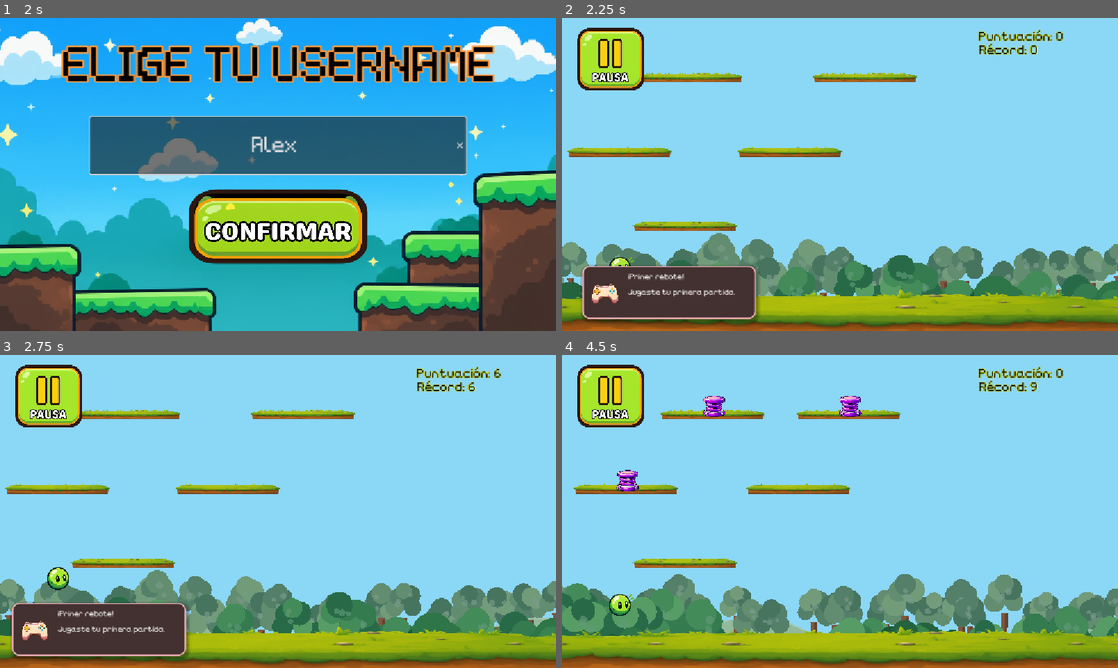
Above: before the commit, frames 1-4 (two rows, left to right).
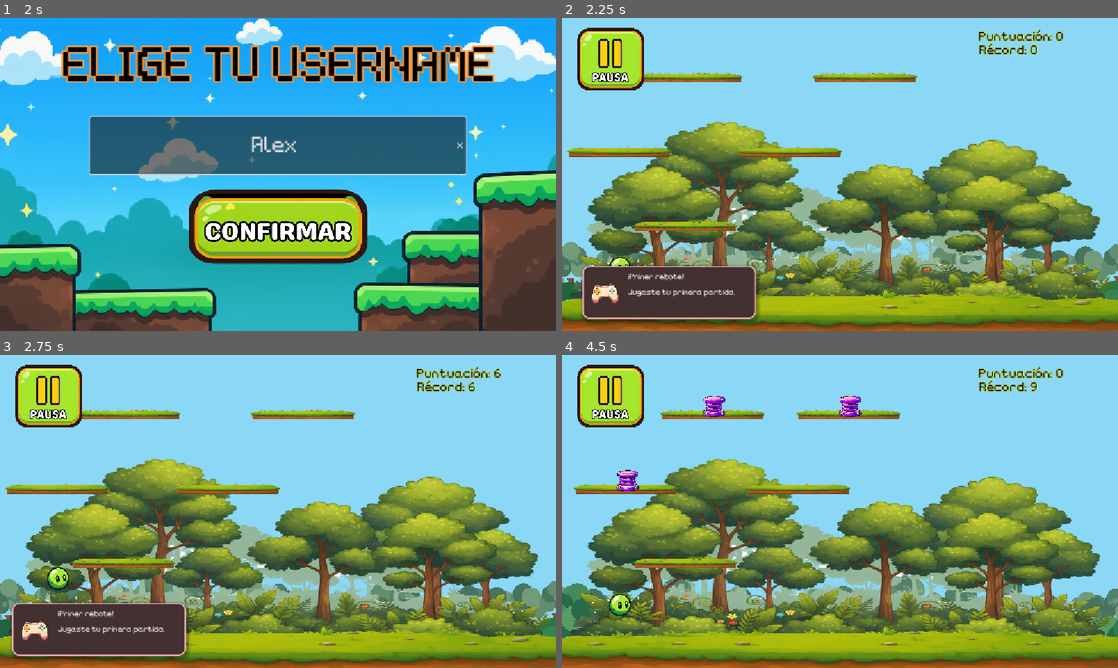
Above: after the commit, the same moments.

Repository: Miranda-511/Bounce-Up-
Game: Godot game, scene res://escenas/menu.tscn
Two runs of this game, one before a commit and one after it. Both use one fixed random seed, a clock stepped at 60 frames per second and the inputs below.
Inputs (mouse positions are in pixels of both pictures, inside the frame that each line leads up to):
- Up to frame 1 (2 s): click (278, 187) at 0.5 s; click (278, 146) at 1.27 s; type "Alex" at 1.35 s
- Up to frame 2 (2.25 s): click (840, 227) at 2 s
- Up to frame 3 (2.75 s): no input
- Up to frame 4 (4.5 s): click (612, 395) at 2.75 s; click (684, 395) at 3.5 s; click (840, 524) at 4.25 s

Frame 1 is identical in both runs. In frame 2, 34% of the frame differs, in the area x 0-100%, y 32-100%; in frame 3, 34%; in frame 4, 38%.

Commit message:
bosque bg main

Diff:
--- a/escenas/background.tscn
+++ b/escenas/background.tscn
@@ -1,4 +1,6 @@
 [gd_scene format=3 uid="uid://bdaevce65k24h"]
+
+[ext_resource type="Texture2D" uid="uid://cciojeixkgukp" path="res://assets/forest.png" id="1_cgat3"]
 
 [sub_resource type="GDScript" id="GDScript_esbpa"]
 resource_name = "bg"
@@ -1065,3 +1067,8 @@
 
 [node name="background" type="Node2D" unique_id=33009793]
 script = SubResource("GDScript_esbpa")
+
+[node name="Forest" type="Sprite2D" parent="." unique_id=837879469]
+position = Vector2(576, 450)
+scale = Vector2(1.45, 1)
+texture = ExtResource("1_cgat3")
--- a/escenas/floor.tscn
+++ b/escenas/floor.tscn
@@ -3,13 +3,13 @@
 [ext_resource type="Texture2D" uid="uid://dx7jptfs76imd" path="res://assets/floor.png" id="1_qm5f7"]
 
 [sub_resource type="RectangleShape2D" id="RectangleShape2D_eaw6l"]
-size = Vector2(1900, 95)
+size = Vector2(1700, 95)
 
 [node name="floor" type="Node2D" unique_id=1799524660]
 
 [node name="Sprite2D" type="Sprite2D" parent="." unique_id=974689065]
-position = Vector2(593, 756.99994)
-scale = Vector2(1.8, 1)
+position = Vector2(573.05, 756.99994)
+scale = Vector2(1.5177184, 1)
 texture = ExtResource("1_qm5f7")
 
 [node name="StaticBody2D" type="StaticBody2D" parent="." unique_id=1078611672]
Binary file added: assets/forest.png
Not shown, added: assets/forest.png.import
